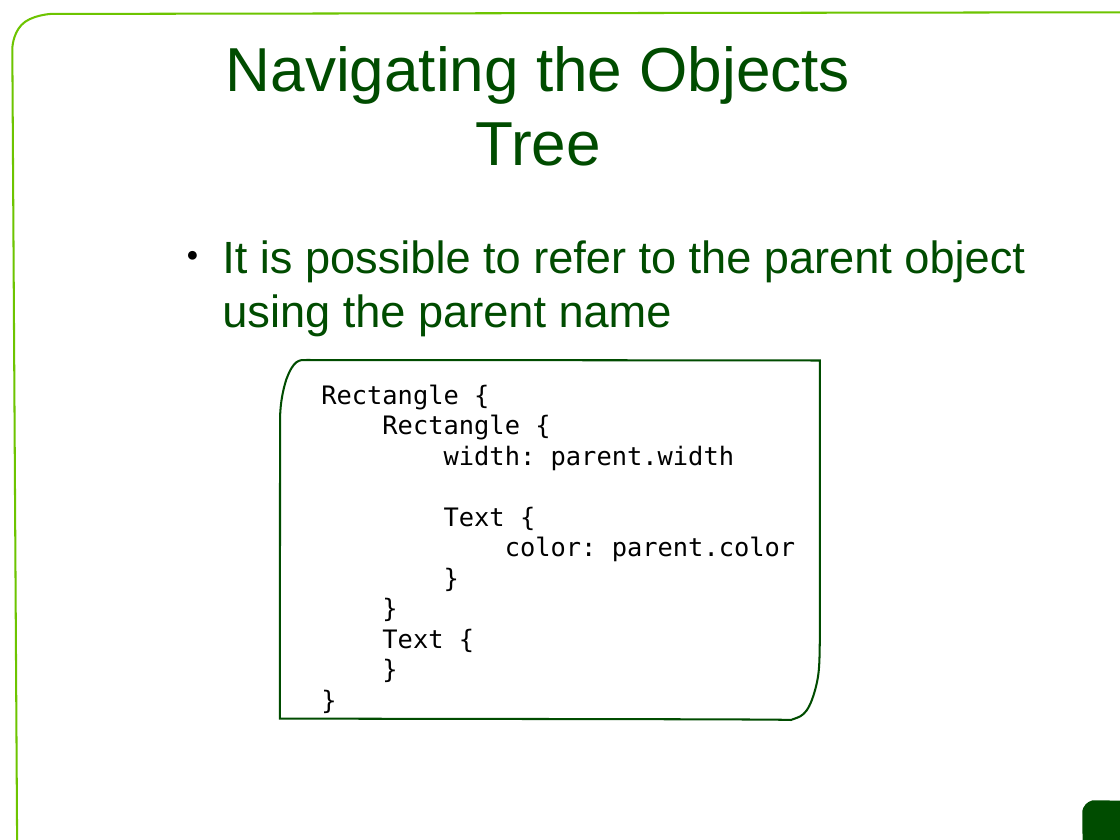
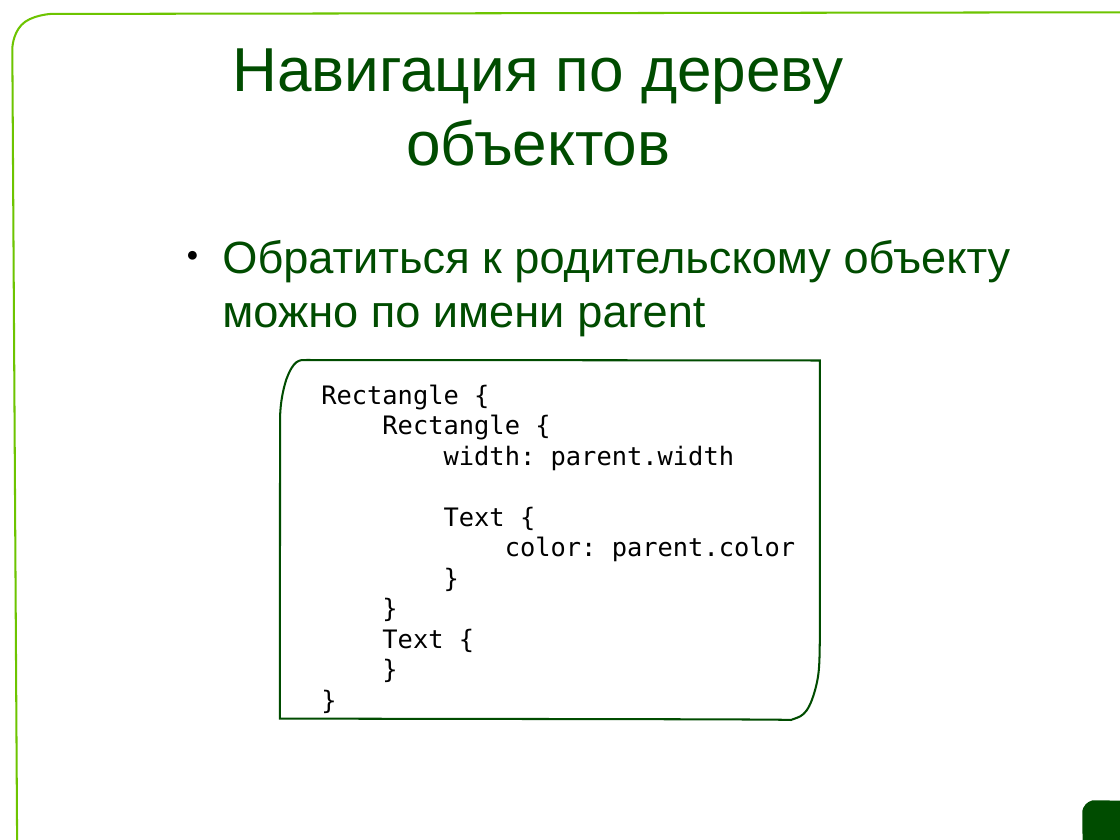
Before and after one commit to saa/qecm, a slide deck: slide 10 of L7/L7 Slides.odp. Drawn at 1120x840 pixels with LibreOffice and Linux fonts; fonts in the diff are those of the drawing; background and template pictures are left out. Boxes give left, top, right and bottom in pixels: in the first picture for what was removed or moved away, otherwise in the second. Text is boxed around its words. In the diff, an @@ line names an element or a change of style, - is before the commit and + after.

```diff
--- a/L7/L7 Slides.odp
+++ b/L7/L7 Slides.odp
@@ title at <box>232,48,843,166</box>: text changed @@
-Navigating the Objects Tree
+Навигация по дереву объектов
@@ text at <box>222,240,1011,335</box>: text changed @@
-● It is possible to refer to the parent object using the parent name
+● Обратиться к родительскому объекту можно по имени parent
```
Also in this commit, not shown: 16 other slides changed, 6 slides added, 6 slides removed.
